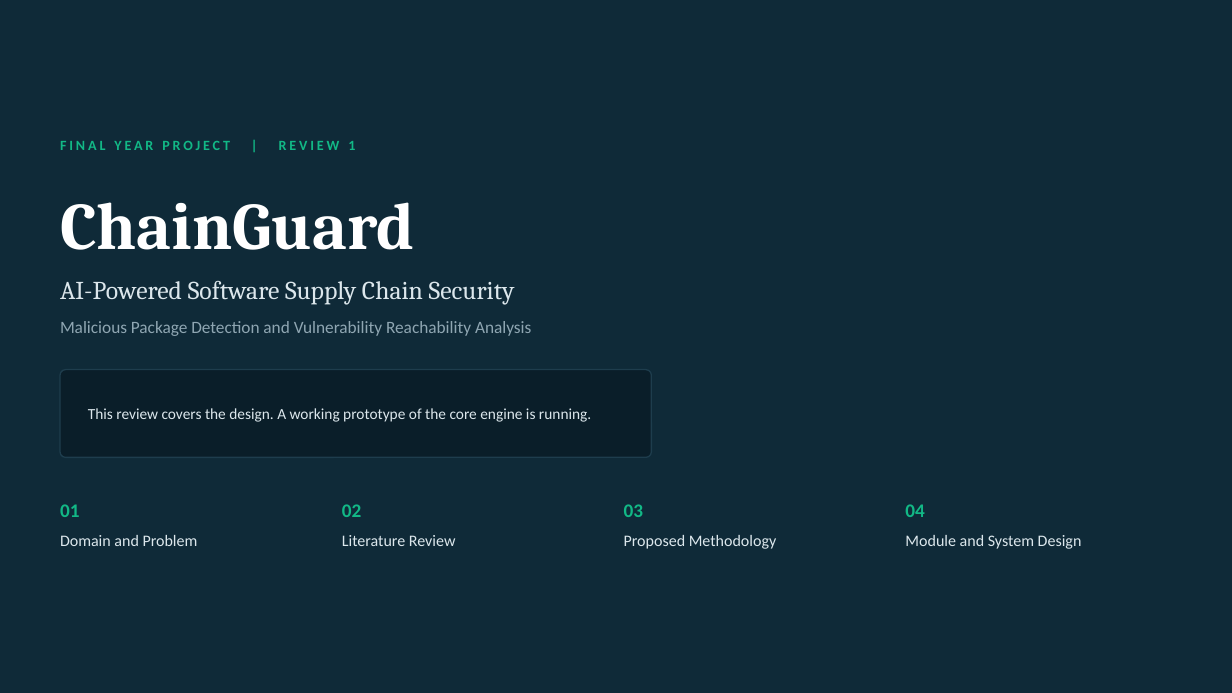
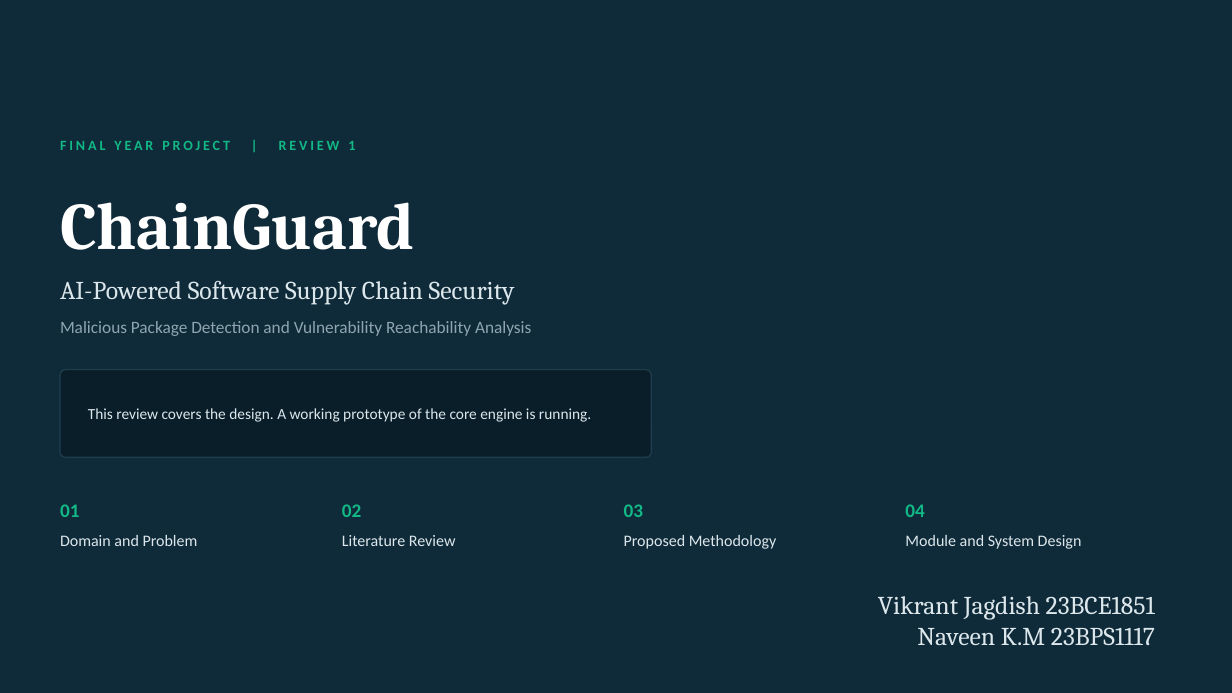
Before and after one commit to notnaveen222/chainguard, a slide deck: slide 1 of docs/review1/ChainGuard_Review1_Progress.pptx. Drawn at 1232x693 pixels with LibreOffice and Linux fonts; fonts in the diff are those of the drawing. Boxes give left, top, right and bottom in pixels: in the first picture for what was removed or moved away, otherwise in the second. Text is boxed around its words. In the diff, an @@ line names an element or a change of style, - is before the commit and + after.

```diff
--- a/docs/review1/ChainGuard_Review1_Progress.pptx
+++ b/docs/review1/ChainGuard_Review1_Progress.pptx
@@ text added at <box>878,596,1155,645</box>, 20 pt, text #DCE7EC @@
+Vikrant Jagdish 23BCE1851
+Naveen K.M 23BPS1117
```
Also in this commit, not shown: 3 other slides changed, 1 other file.
